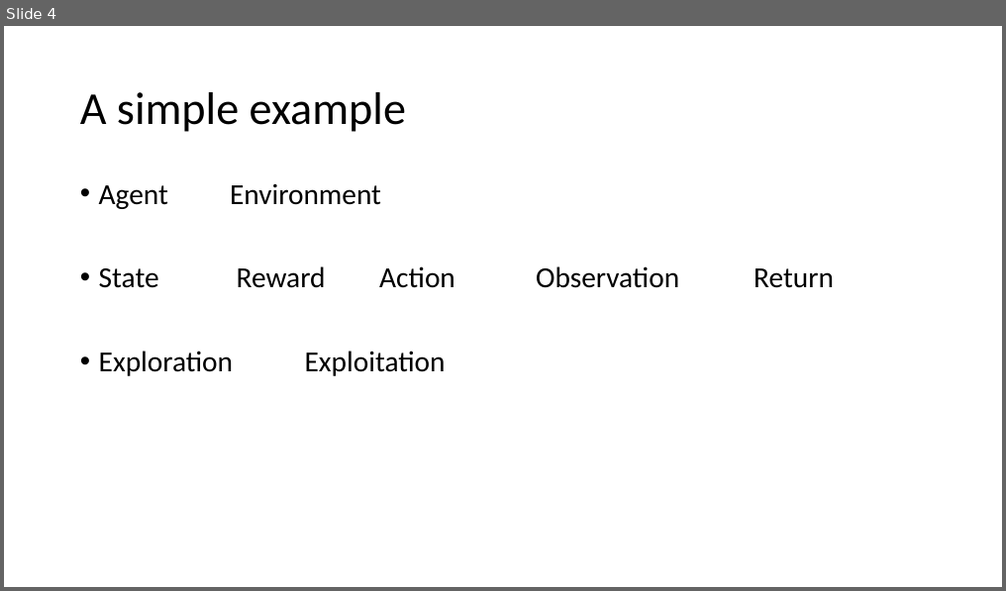
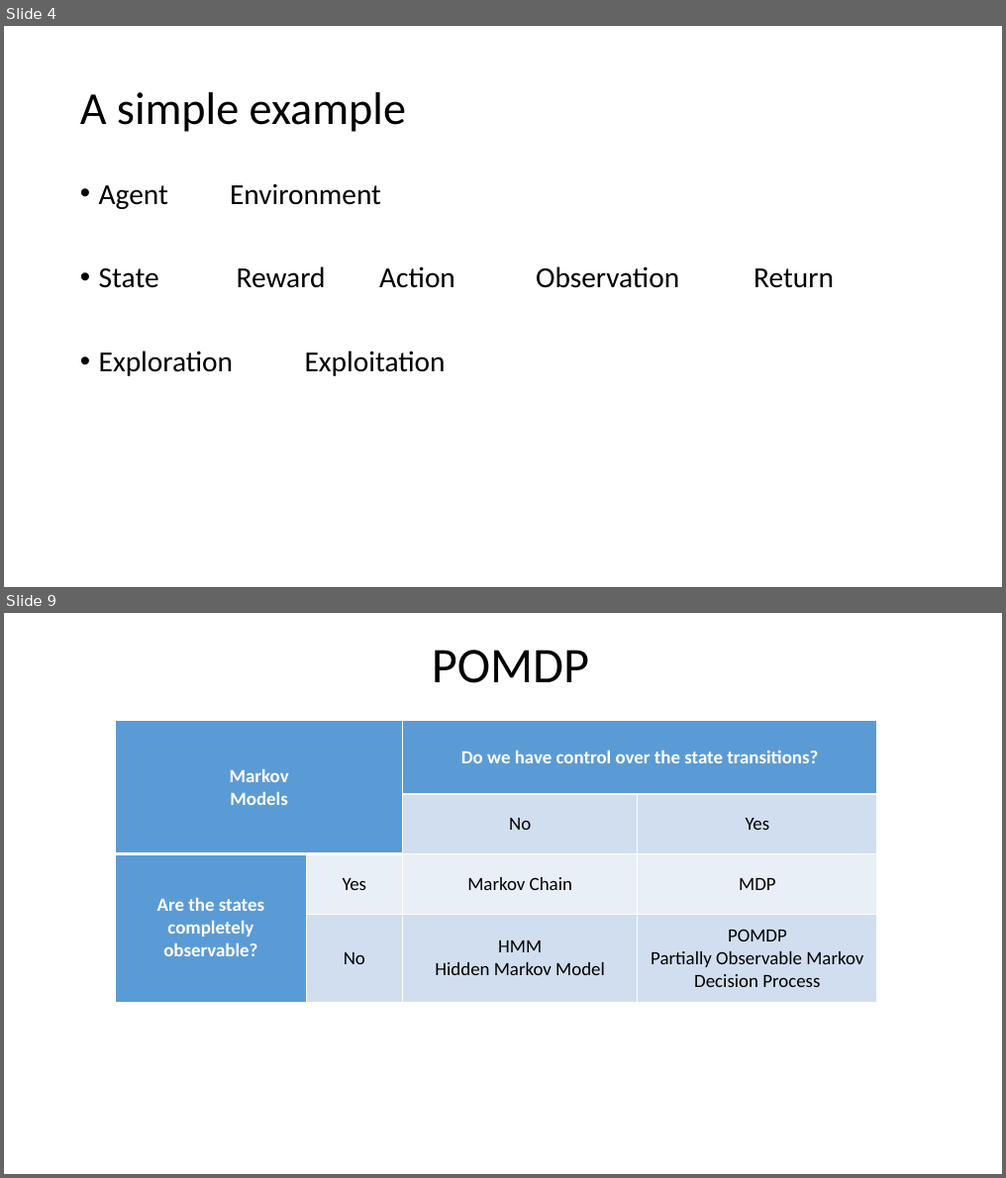
Before and after one commit to xfdywy/RL, a slide deck: FirstSeminar/firstseminar.pptx. Shown one above the other, each under a label of ours: slide 4 before the commit, slides 4 and 9 after it; the slides between them are not shown. The pictures are 1006x591 and 1006x1178 pixels, drawn with LibreOffice and Linux fonts; fonts in the diff are those of the drawing. Boxes give left, top, right and bottom in pixels: in the first picture for what was removed or moved away, otherwise in the second. Text is boxed around its words. In the diff, an @@ line names an element or a change of style, - is before the commit and + after.

```diff
--- a/FirstSeminar/firstseminar.pptx
+++ b/FirstSeminar/firstseminar.pptx
@@ slide 9 added at (4,613,1002,1174), background #FFFFFF @@
@@ text added at (432,650,589,683), 48 pt, text #000000 @@
+POMDP
@@ table added at (116,721,877,1002), 4 rows, 4 columns @@
+Markov / Models |  | Do we have control over the state transitions? | 
+ |  | No | Yes
+Are the states completely observable? | Yes | Markov Chain | MDP
+ | No | HMM / Hidden Markov Model | POMDP / Partially Observable Markov Decision Process
```
Also in this commit, not shown: 1 slide changed, 15 other slides added, 2 slides removed, 1 other file.
